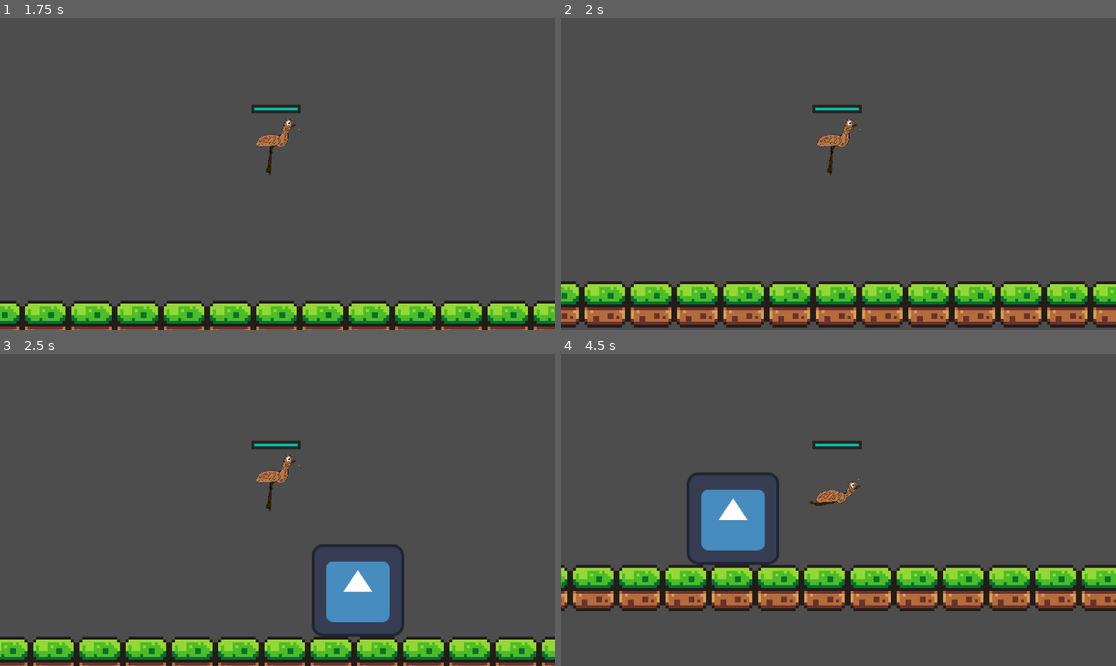
Above: before the commit, frames 1-4 (two rows, left to right).
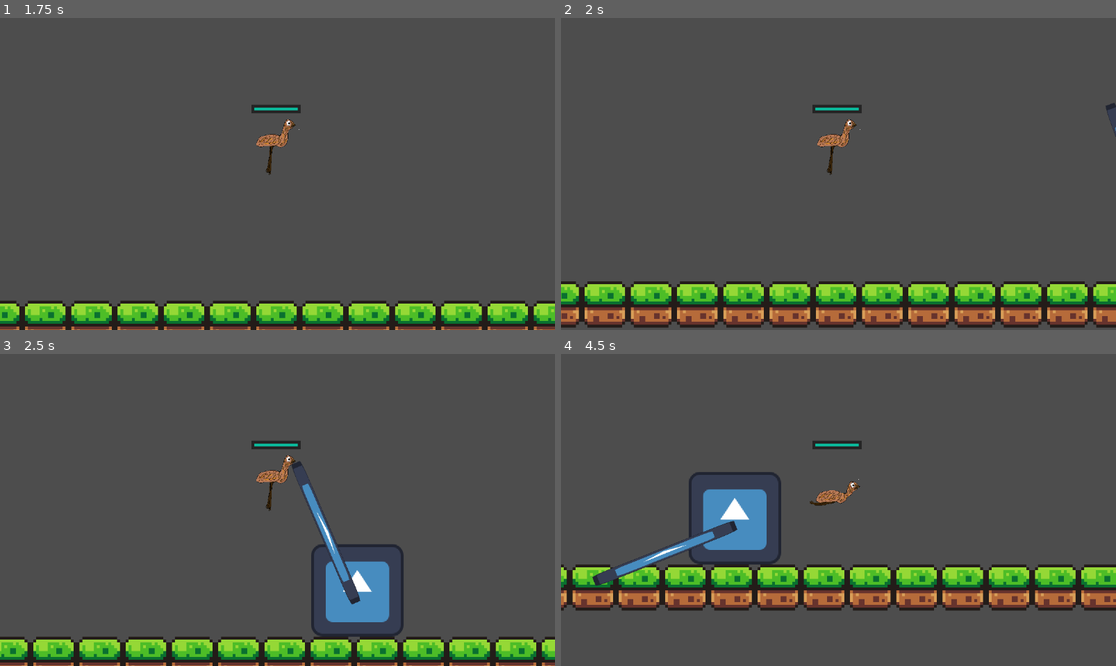
Above: after the commit, the same moments.

Repository: BastianLorsch/emu_game
Game: Godot game, scene res://scenes/game.tscn
Same seed, same stepped clock (60 frames per second), same inputs: the game is played once before the commit and once after it. The engine's default icon, where the game draws it, is replaced by a stand-in: a white triangle on a blue panel in a dark square.
Inputs:
- Up to frame 1 (1.75 s): click "START GAME" at 0.5 s; tap Enter (ui_accept) at 1.25 s; hold D (move_right) from 1.28 s (still down); hold Down (crouch) from 1.28 s (still down); tap Space (jump) at 1.52 s
- Up to frame 2 (2 s): keep holding D (move_right); keep holding Down (crouch)
- Up to frame 3 (2.5 s): keep holding D (move_right); release Down (crouch) at 2.03 s; tap Down (crouch) at 2.1 s; tap Space (jump) at 2.27 s
- Up to frame 4 (4.5 s): release D (move_right) at 2.78 s; hold A (move_left) 2.78-3.53 s; hold Down (crouch) 2.78-3.53 s; tap E (roll) at 2.85 s; hold D (move_right) from 3.53 s (still down); tap Down (crouch) at 3.6 s; tap Space (jump) at 3.77 s; hold Down (crouch) from 4.28 s (still down)

Frame 1 is identical in both runs. In frame 2, less than 0.1% of the frame differs, in the area x 98-100%, y 27-39%; in frame 3, 0.9%; in frame 4, 4.4%, in the area x 0-100%, y 37-83%.

Commit message:
weapon hinzugefügt, i-frames benötigt

Diff:
--- a/scenes/enemy.tscn
+++ b/scenes/enemy.tscn
@@ -1,7 +1,8 @@
-[gd_scene load_steps=4 format=3 uid="uid://1f8h6hfjlh1b"]
+[gd_scene load_steps=5 format=3 uid="uid://1f8h6hfjlh1b"]
 
 [ext_resource type="Texture2D" uid="uid://coraywoqxlgy5" path="res://icon.svg" id="1_2gbce"]
 [ext_resource type="Script" path="res://scripts/enemy.gd" id="1_ijinv"]
+[ext_resource type="PackedScene" uid="uid://c8n00fc7qlxqg" path="res://scenes/weapon.tscn" id="3_yj2ym"]
 
 [sub_resource type="RectangleShape2D" id="RectangleShape2D_rycii"]
 size = Vector2(127, 128)
@@ -16,3 +17,7 @@
 [node name="Sprite2D" type="Sprite2D" parent="."]
 scale = Vector2(0.25, 0.25)
 texture = ExtResource("1_2gbce")
+
+[node name="weapon" parent="." instance=ExtResource("3_yj2ym")]
+position = Vector2(-1, 3)
+rotation = 1.22173
--- /dev/null
+++ b/scenes/weapon.tscn
@@ -0,0 +1,18 @@
+[gd_scene load_steps=3 format=3 uid="uid://c8n00fc7qlxqg"]
+
+[ext_resource type="Texture2D" uid="uid://coraywoqxlgy5" path="res://icon.svg" id="1_2dtgo"]
+
+[sub_resource type="RectangleShape2D" id="RectangleShape2D_hd6ms"]
+size = Vector2(125.361, 126.562)
+
+[node name="weapon" type="Sprite2D"]
+position = Vector2(25, 0)
+scale = Vector2(0.412109, 0.03125)
+texture = ExtResource("1_2dtgo")
+offset = Vector2(-60.6635, 0)
+
+[node name="Area2D" type="Area2D" parent="."]
+
+[node name="CollisionShape2D" type="CollisionShape2D" parent="Area2D"]
+position = Vector2(-60.6635, 0)
+shape = SubResource("RectangleShape2D_hd6ms")
--- a/scripts/enemy.gd
+++ b/scripts/enemy.gd
@@ -3,6 +3,9 @@
 const SPEED = 50.0
 const JUMP_VELOCITY = -400.0
 @onready var player = get_node("../../Player")
+@onready var weapon = $weapon
+var is_attacking = false
+var attack_finished = false
 
 func _physics_process(delta: float) -> void:
 	# Add the gravity.
@@ -15,14 +18,23 @@
 
 	# Get the input direction and handle the movement/deceleration.
 	# As good practice, you should replace UI actions with custom gameplay actions.
-	var puffer
+
 	var do_movement = true
 	if player.position.x +30 > position.x and position.x > player.position.x -30:
 		do_movement = false
-	elif player.position.x > position.x:
-		puffer = -30
-	else: puffer = 30
 
 	if do_movement:
-		position.x = move_toward(position.x, player.position.x + puffer, delta * SPEED)
+		position.x = move_toward(position.x, player.position.x, delta * SPEED)
+	else: is_attacking = true
 	move_and_slide()
+
+	#attack handling
+	if is_attacking and weapon.rotation_degrees > -30 and !attack_finished:
+		weapon.rotation_degrees -= 200 * delta
+	elif is_attacking and !attack_finished:
+		attack_finished = true
+	elif attack_finished and weapon.rotation_degrees < 70:
+		weapon.rotation_degrees += 100 * delta
+	else:
+		attack_finished = false
+		is_attacking = false
--- a/scripts/stateMachine/roll_state.gd
+++ b/scripts/stateMachine/roll_state.gd
@@ -14,8 +14,9 @@
 	player.velocity.x = direction * DASH_SPEED
 	dash_timer = DASH_DURATION
 	$"../AnimatedSprite2D".play("roll")
-	$"../CollisionShape2D".shape = preload("res://resources/player_crouching_collisionshape.tres")
+	$"../CollisionShape2D".shape = preload("res://resources/player_crouching_collisionshape.tres")  #I-Frame hinzufügen!
 	$"../CollisionShape2D".position.y = -6
+
 
 func handle_input(delta):
 	dash_timer -= delta
